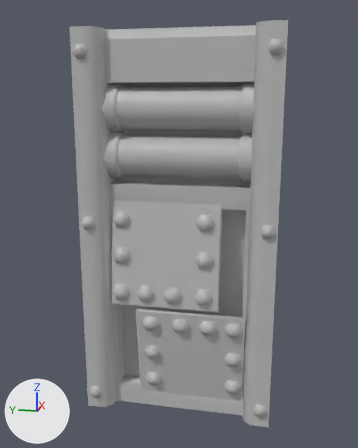
The FBX model SpacePiratesProject/Assets/Art/Jordan/ModularAssets/SM_Wall1x2.fbx, before and after one commit.
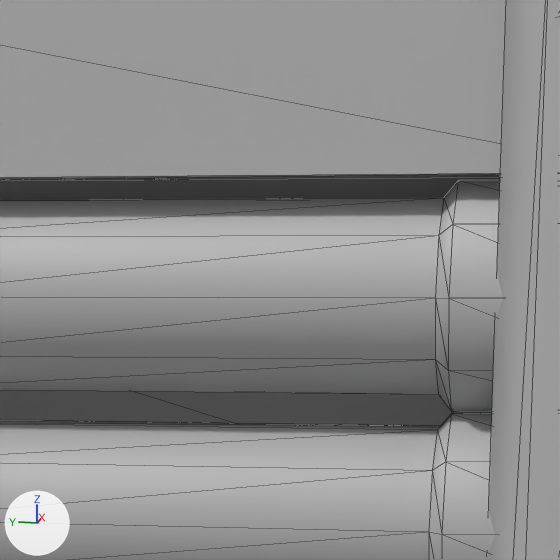
Each version is shown whole from a camera (50 mm lens) standing at (-3.716, -1.264, 2.122) and looking at (-0.392, -0.599, 1.291), then close up on the part from 40% to 75% of the width and 10% to 37% of the height. Lighting does not change. The marker at lower left points along +X, +Y and +Z. The close-ups show mesh edges as thin lines. Where no turn or scale is listed for an object, it has been applied to the vertices.

Names of what the first close-up shows: 'SM_Wall1x2'.
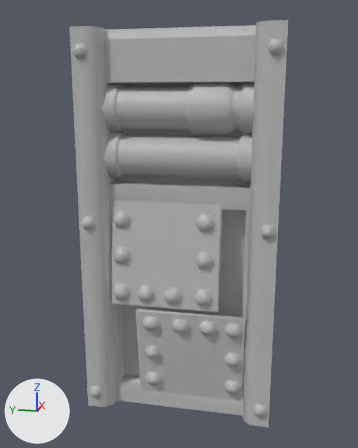
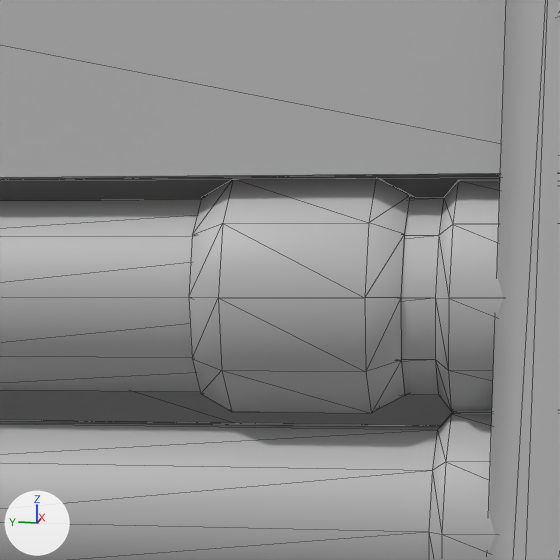
Changed parts and their boxes [x1, y1, x2, y2] in the close-ups (560 x 560 px):
part 1 of me_mesh, added: after [189, 178, 415, 413]

Patch to the scene script:
```diff
--- a/SpacePiratesProject/Assets/Art/Jordan/ModularAssets/SM_Wall1x2.fbx.py
+++ b/SpacePiratesProject/Assets/Art/Jordan/ModularAssets/SM_Wall1x2.fbx.py
@@ me_mesh @@
 # used by ob_sm_wall1x2; location = (0.0, 0.0, 0.0)
-me_mesh.from_pydata(...)  # 616 vertices, 968 faces; spans x -0.77..0.0, y -1.28..0.0, z 0.0..2.56
+me_mesh.from_pydata(...)  # 656 vertices, 1048 faces; spans x -0.77..0.0, y -1.28..0.0, z 0.0..2.56
+# me_mesh part 1: a new loose piece of 40 vertices spanning x -0.7..-0.37, y -0.98..-0.7, z 1.93..2.24, in mat_lambert1 (grey #bcbcbc)
 me_mesh.materials.append(mat_lambert1)
```
